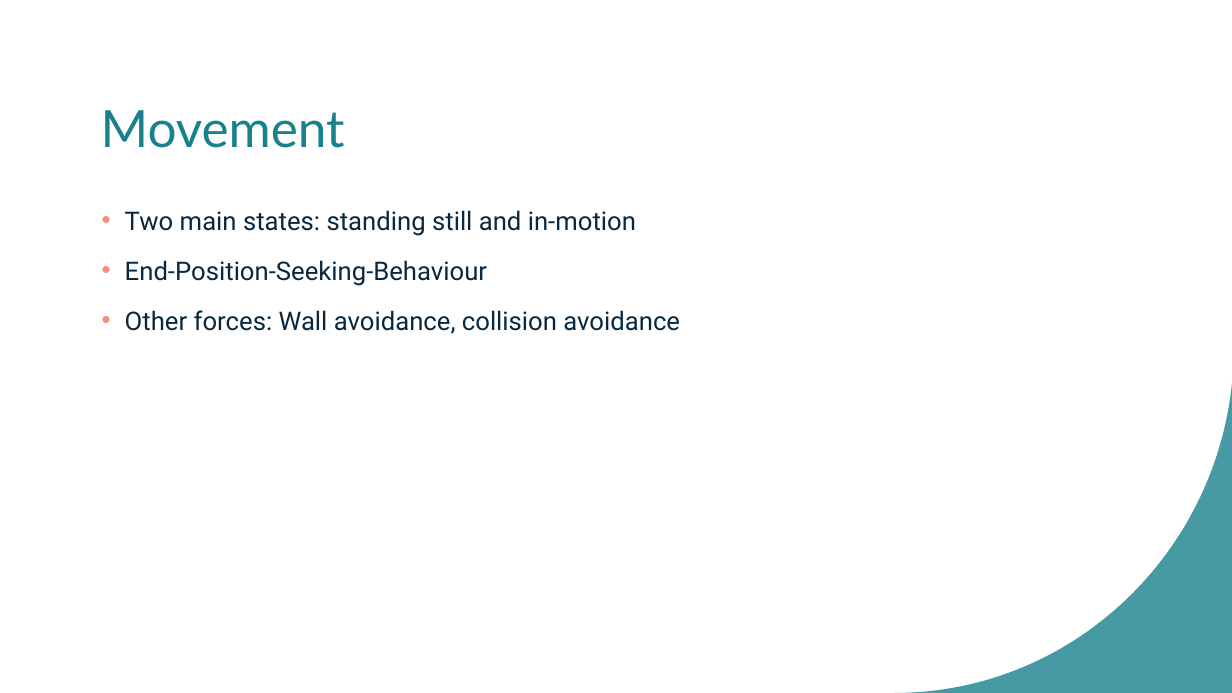
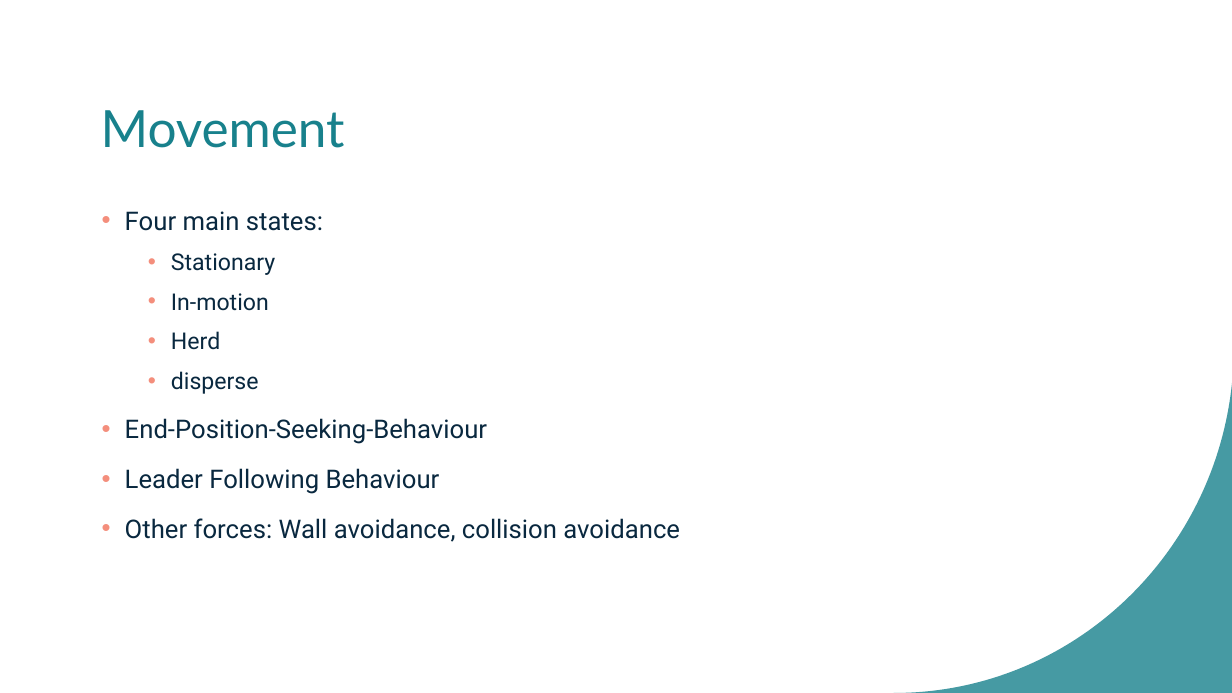
Before and after one commit to bajicluka01/CollectiveBehaviour-GroupA, a slide deck: slide 6 of GroupA-presentation.pptx. Drawn at 1232x693 pixels with LibreOffice and Linux fonts; fonts in the diff are those of the drawing. Boxes give left, top, right and bottom in pixels: in the first picture for what was removed or moved away, otherwise in the second. Text is boxed around its words. In the diff, an @@ line names an element or a change of style, - is before the commit and + after.

```diff
--- a/GroupA-presentation.pptx
+++ b/GroupA-presentation.pptx
@@ text at (x1=125, y1=211, x2=323, y2=394): text changed; size 20 to 18 pt @@
-• Two main states: standing still and in-motion
+• Four main states:
+  • Stationary
+  • In-motion
+  • Herd
+  • disperse
@@ text at (x1=125, y1=468, x2=440, y2=494): paragraph added @@
+• Leader Following Behaviour
```
Also in this commit, not shown: 6 other slides changed, 3 slides removed, 6 other files.
